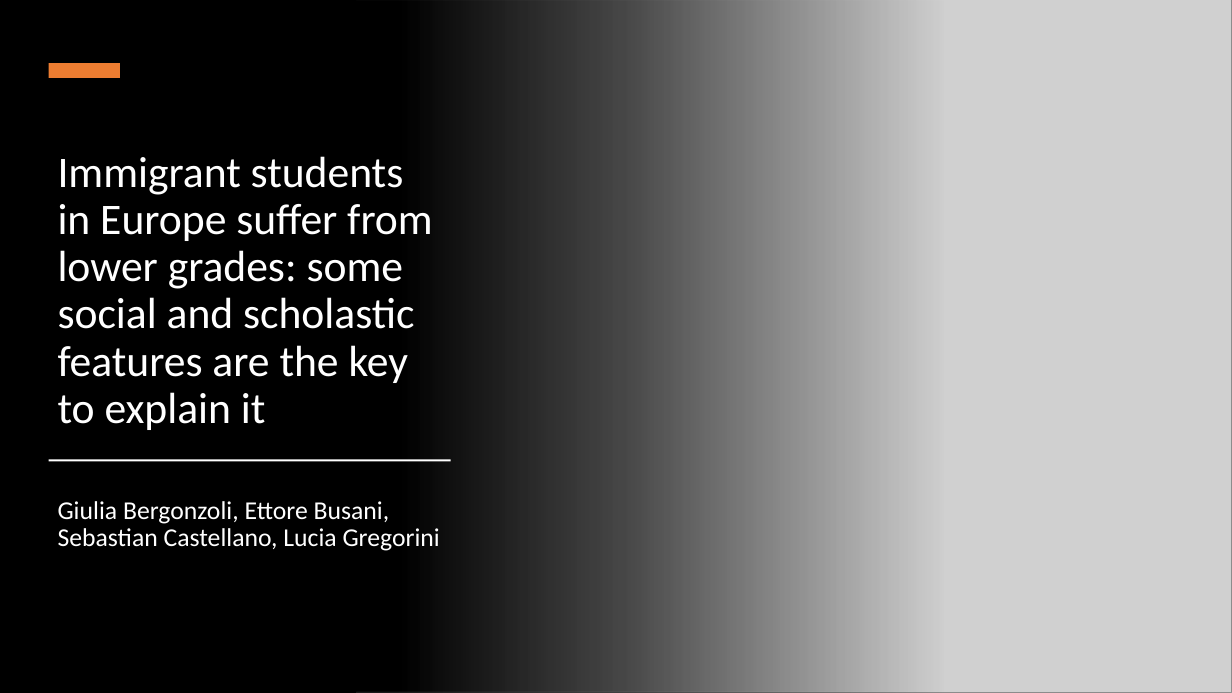
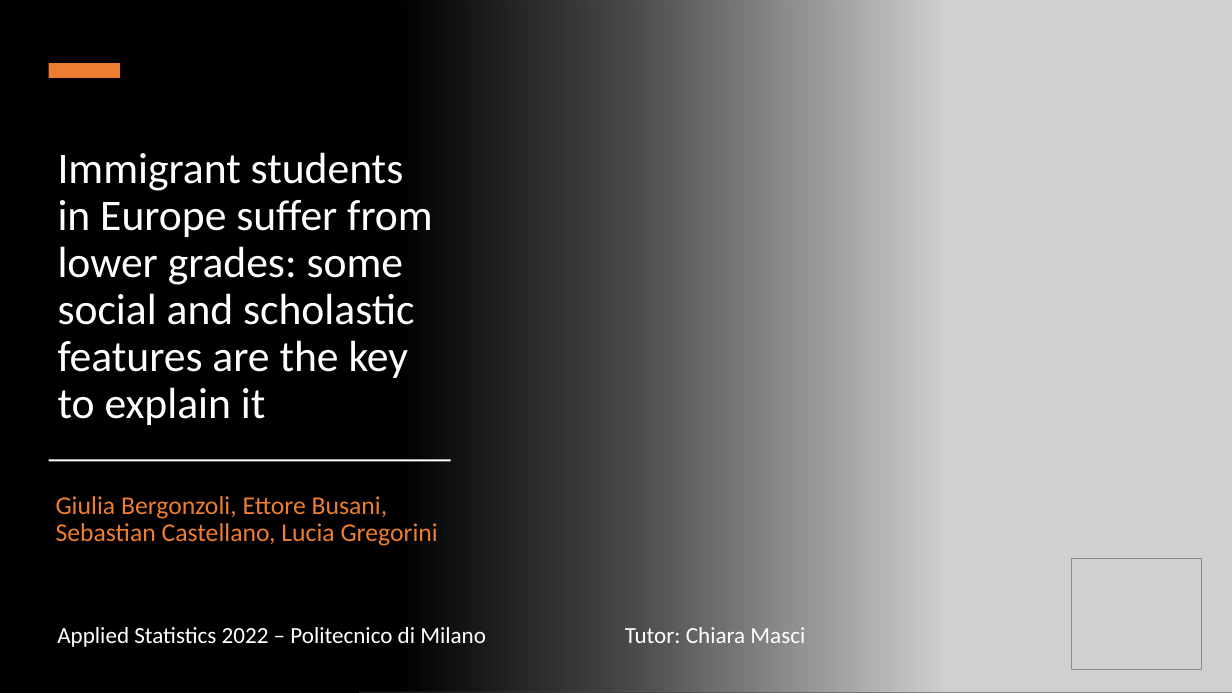
Before and after one commit to SebastianCastellano/Applied-Statistics-Project, a slide deck: slide 1 of Presentations/Pitch for 25.07/Pitch 25.07 - Immigrant students in Europe.pptx. Drawn at 1232x693 pixels with LibreOffice and Linux fonts; fonts in the diff are those of the drawing; grey boxes stand for pictures. Boxes give left, top, right and bottom in pixels: in the first picture for what was removed or moved away, otherwise in the second. Text is boxed around its words. In the diff, an @@ line names an element or a change of style, - is before the commit and + after.

Commit message:
updated pitch

```diff
--- a/Presentations/Pitch for 25.07/Pitch 25.07 - Immigrant students in Europe.pptx
+++ b/Presentations/Pitch for 25.07/Pitch 25.07 - Immigrant students in Europe.pptx
@@ picture resized from (x1=356, y1=0, x2=1232, y2=693) to (x1=360, y1=0, x2=1232, y2=693) @@
@@ title "Immigrant students in Europe suffer ..." moved from (x1=58, y1=156, x2=433, y2=430) to (x1=58, y1=152, x2=433, y2=425) @@
@@ subtitle "Giulia Bergonzoli, Ettore Busani, Sebastian ..." at (x1=56, y1=496, x2=438, y2=546): text colour #FFFFFF to #ED7D31 @@
@@ picture added at (x1=1072, y1=559, x2=1202, y2=670) @@
@@ text added at (x1=57, y1=627, x2=486, y2=647), 18 pt, text #FFFFFF @@
+Applied Statistics 2022 – Politecnico di Milano
@@ text added at (x1=625, y1=627, x2=805, y2=643), 18 pt, text #FFFFFF @@
+Tutor: Chiara Masci
```
Also in this commit, not shown: 2 other slides changed, 2 other files.
